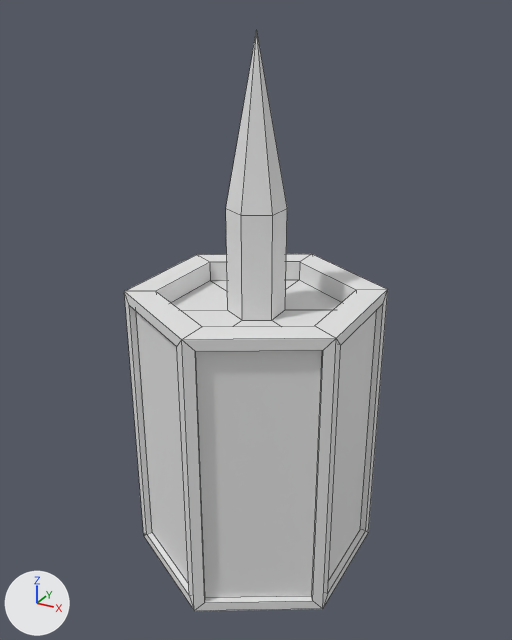
A saved change to the Blender file civ_client/Assets/RawModels/capital.blend.
Camera for both pictures: a 50 mm lens placed at (2.42, -4.41, 4.29), pointed at (0.0, 0.0, 2.08). Every picture has the same lights, and +X, +Y and +Z are marked at lower left. Mesh edges are drawn as thin lines.

Script lines for the objects in view, before the commit:
```python
me_circle = bpy.data.meshes.new('Circle')
me_circle.from_pydata(...)  # 85 vertices, 85 faces; spans x -0.87..0.87, y -1.0..1.0, z 0.0..4.16
ob_circle = bpy.data.objects.new('Circle', me_circle)
ob_circle.location = (0.0, 0.0, 0.0)
```
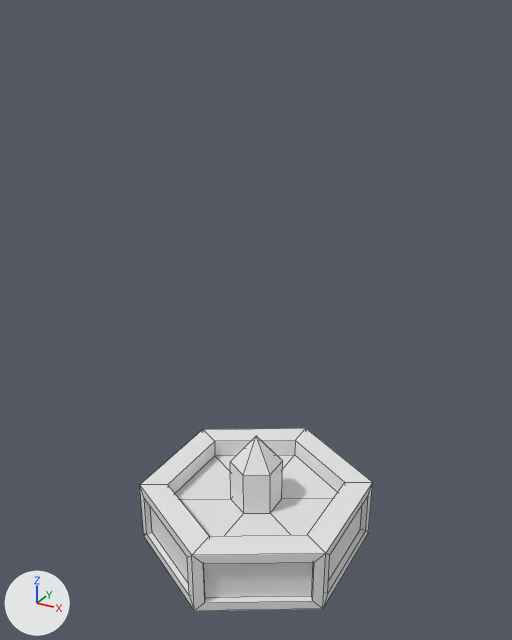
Commit message: make capitals smaller

The change, as a diff of the scene's bpy script:
```diff
--- a/civ_client/Assets/RawModels/capital.blend.py
+++ b/civ_client/Assets/RawModels/capital.blend.py
@@ me_circle @@
 me_circle.from_pydata(...)  # 85 vertices, 85 faces; spans x -0.87..0.87, y -1.0..1.0, z 0.0..4.16
 # used by ob_circle; location = (0.0, 0.0, 0.0)
+# me_circle part 1: the 1 vertex in x 0.0, y 0.0, z 4.16 is moved by (0.0, 0.0, -3.13)
+# me_circle part 2: all 6 vertices in x -0.19..0.19, y -0.22..0.22, z 2.96 are moved by (0.0, 0.0, -2.19)
+# me_circle part 3: all 48 vertices in x -0.87..0.87, y -1.0..1.0, z 2.17..2.33 are moved by (0.0, 0.0, -1.78)
```

Boxes (x1, y1, x2, y2) around the edits, measured in the pictures (512 x 640 px; the box of a moved part takes in the faces that stretch with it):
'Circle', reshaped (12% narrower, 68% shorter)
    before: (124, 29, 388, 611)
    after: (140, 428, 372, 611)
part 1 of me_circle, moved or reshaped
    before: (226, 29, 287, 215)
    after: (230, 436, 282, 475)
part 2 of me_circle, moved or reshaped
    before: (226, 208, 287, 320)
    after: (230, 461, 283, 513)
part 3 of me_circle, moved or reshaped
    before: (124, 254, 388, 580)
    after: (140, 428, 372, 580)
